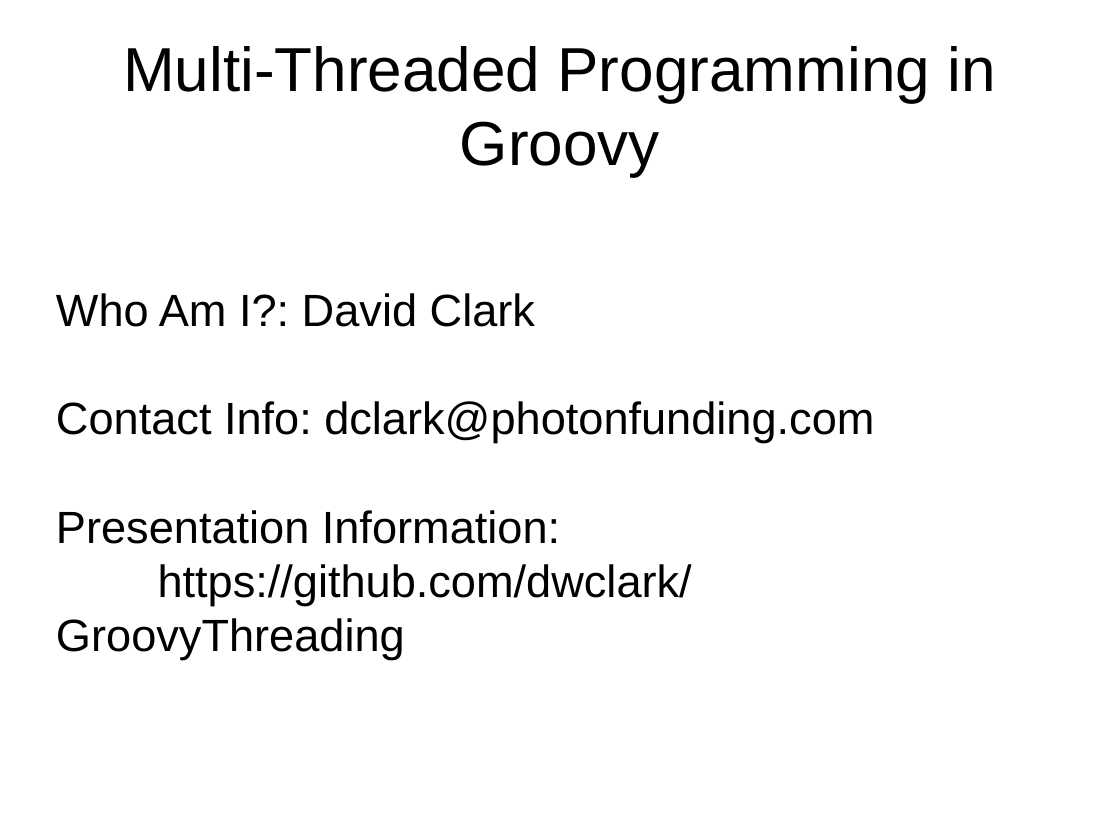
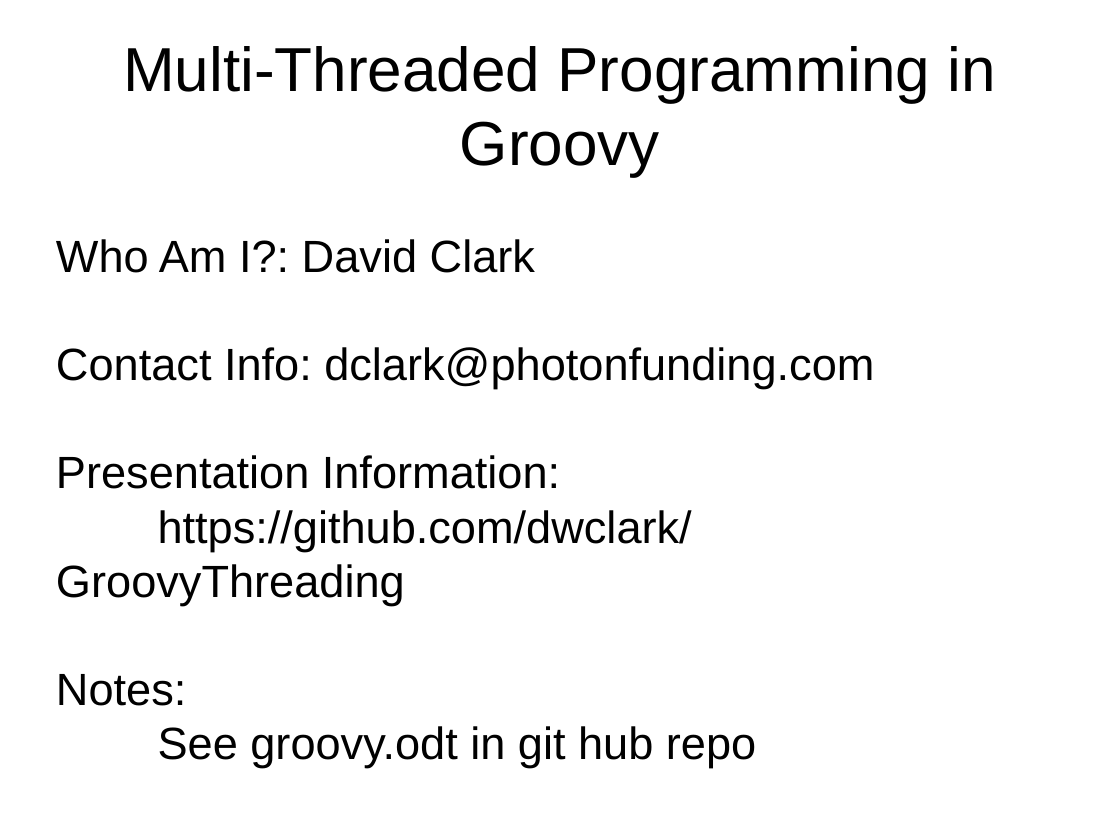
Before and after one commit to dwclark/GroovyThreading, a slide deck: slide 1 of presentation/groovy.odp. Drawn at 1120x840 pixels with LibreOffice and Linux fonts; fonts in the diff are those of the drawing. Boxes give left, top, right and bottom in pixels: in the first picture for what was removed or moved away, otherwise in the second. Text is boxed around its words. In the diff, an @@ line names an element or a change of style, - is before the commit and + after.

```diff
--- a/presentation/groovy.odp
+++ b/presentation/groovy.odp
@@ subtitle at (56, 674, 756, 768): paragraphs added @@
+Notes:
+See groovy.odt in git hub repo
```
Also in this commit, not shown: 4 other slides changed, 9 slides added, 1 slide removed, 3 other files.
